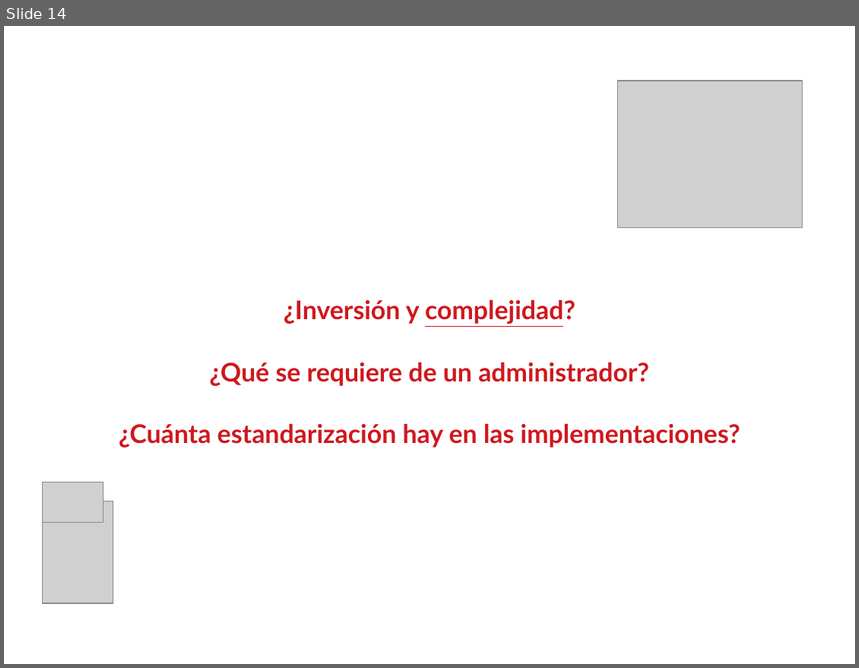
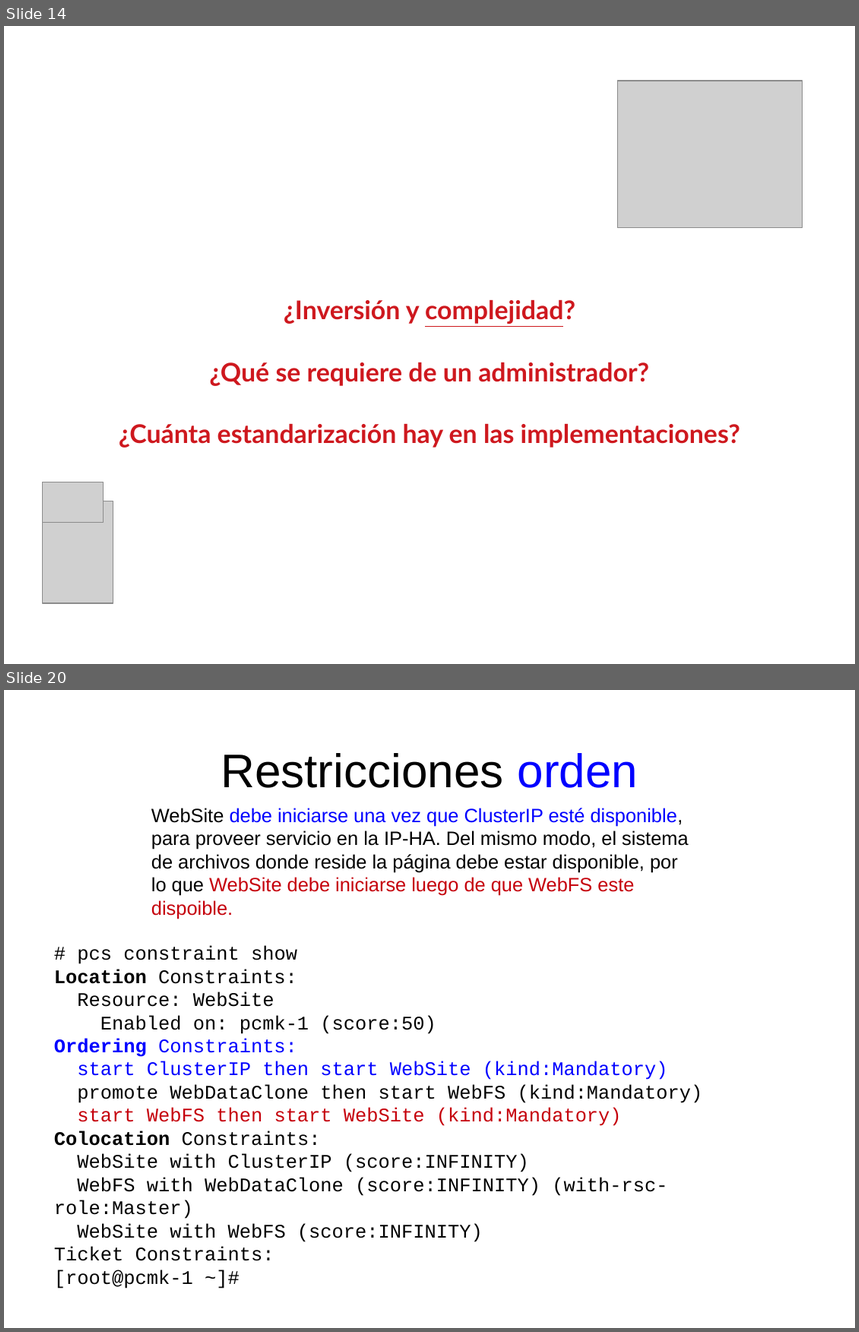
Before and after one commit to niniadcobre/asa, a slide deck: clases/cluster.odp. Shown one above the other, each under a label of ours: slide 14 before the commit, slides 14 and 20 after it; the slides between them are not shown. The pictures are 859x668 and 859x1332 pixels, drawn with LibreOffice and Linux fonts; fonts in the diff are those of the drawing; grey boxes stand for pictures. Boxes give left, top, right and bottom in pixels: in the first picture for what was removed or moved away, otherwise in the second. Text is boxed around its words. In the diff, an @@ line names an element or a change of style, - is before the commit and + after.

Commit message:
explicacion restricciones

```diff
--- a/clases/cluster.odp
+++ b/clases/cluster.odp
@@ slide 20 added at <box>4,690,855,1328</box>, background #FFFFFF @@
@@ title added at <box>221,753,639,788</box>, 44 pt, text #000000 @@
+Restricciones orden
@@ text added at <box>151,808,688,919</box>, 18 pt, text #000000 @@
+WebSite debe iniciarse una vez que ClusterIP esté disponible, para proveer servicio en la IP-HA. Del mismo modo, el sistema de archivos donde reside la página debe estar disponible, por lo que WebSite debe iniciarse luego de que WebFS este dispoible.
@@ text added at <box>54,945,703,1289</box>, 18 pt, text #000000 @@
+# pcs constraint show
+Location Constraints:
+Resource: WebSite
+Enabled on: pcmk-1 (score:50)
+Ordering Constraints:
+start ClusterIP then start WebSite (kind:Mandatory)
+promote WebDataClone then start WebFS (kind:Mandatory)
+start WebFS then start WebSite (kind:Mandatory)
+Colocation Constraints:
+WebSite with ClusterIP (score:INFINITY)
+WebFS with WebDataClone (score:INFINITY) (with-rsc-role:Master)
+WebSite with WebFS (score:INFINITY)
+Ticket Constraints:
+[root@pcmk-1 ~]#
```
Also in this commit, not shown: 6 other slides added.
